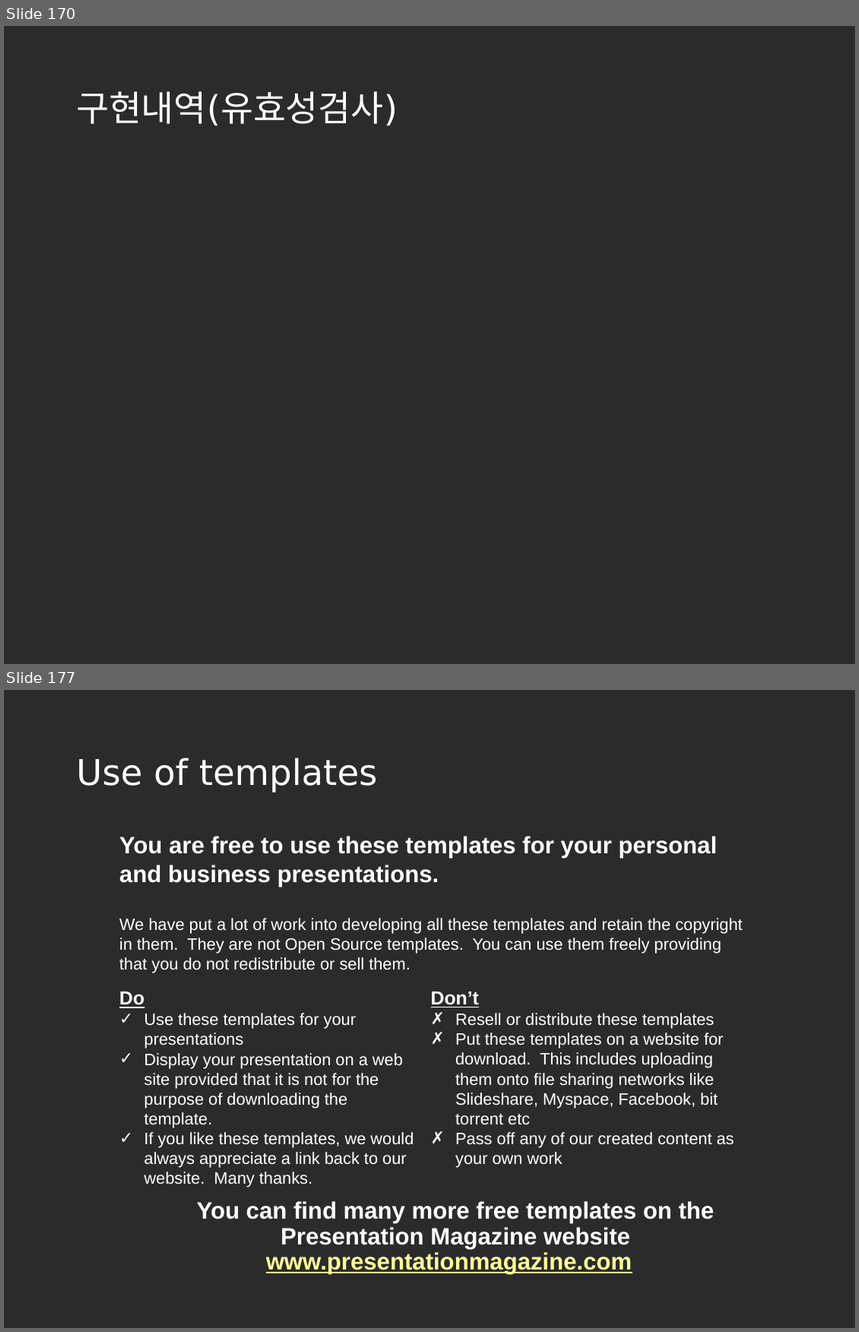
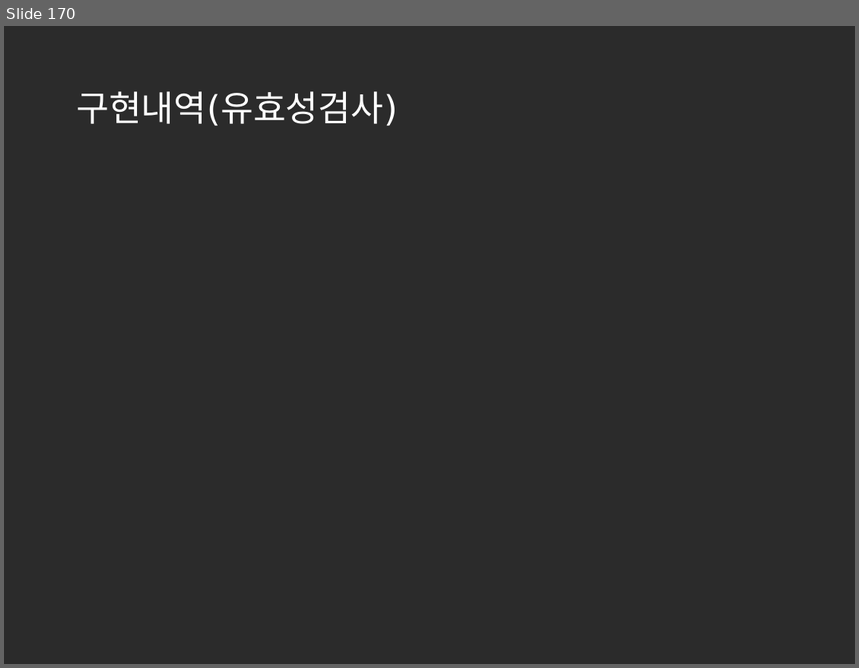
Before and after one commit to korea600/useful, a slide deck: Useful/UML/Presentation/useful_ppt_초안(수정중).pptx. Shown one above the other, each under a label of ours: slides 170 and 177 before the commit, slide 170 after it; the slides between them are not shown. The pictures are 859x1332 and 859x668 pixels, drawn with LibreOffice and Linux fonts; fonts in the diff are those of the drawing; background and template pictures are left out; a plain dark background stands for a picture behind light text. Boxes give left, top, right and bottom in pixels: in the first picture for what was removed or moved away, otherwise in the second. Text is boxed around its words. In the diff, an @@ line names an element or a change of style, - is before the commit and + after.

Commit message:
132123

```diff
--- a/Useful/UML/Presentation/useful_ppt_초안(수정중).pptx
+++ b/Useful/UML/Presentation/useful_ppt_초안(수정중).pptx
@@ slide 177 removed at [4,690,855,1328], background picture (left out) @@
@@ title removed at [76,758,378,793] @@
-Use of templates
@@ text removed at [120,836,718,887] @@
-You are free to use these templates for your personal and business presentations.
@@ text removed at [120,918,743,973] @@
-We have put a lot of work into developing all these templates and retain the copyright in them. They are not Open Source templates. You can use them freely providing that you do not redistribute or sell them.
@@ text removed at [120,992,414,1188] @@
-Do
-✓ Use these templates for your presentations
-✓ Display your presentation on a web site provided that it is not for the purpose of downloading the template.
-✓ If you like these templates, we would always appreciate a link back to our website. Many thanks.
@@ text removed at [431,992,734,1168] @@
-Don’t
-✗ Resell or distribute these templates
-✗ Put these templates on a website for download. This includes uploading them onto file sharing networks like Slideshare, Myspace, Facebook, bit torrent etc
-✗ Pass off any of our created content as your own work
@@ text removed at [197,1201,715,1275] @@
-  You can find many more free templates on the Presentation Magazine website www.presentationmagazine.com
```
Also in this commit, not shown: 6 other slides removed.
